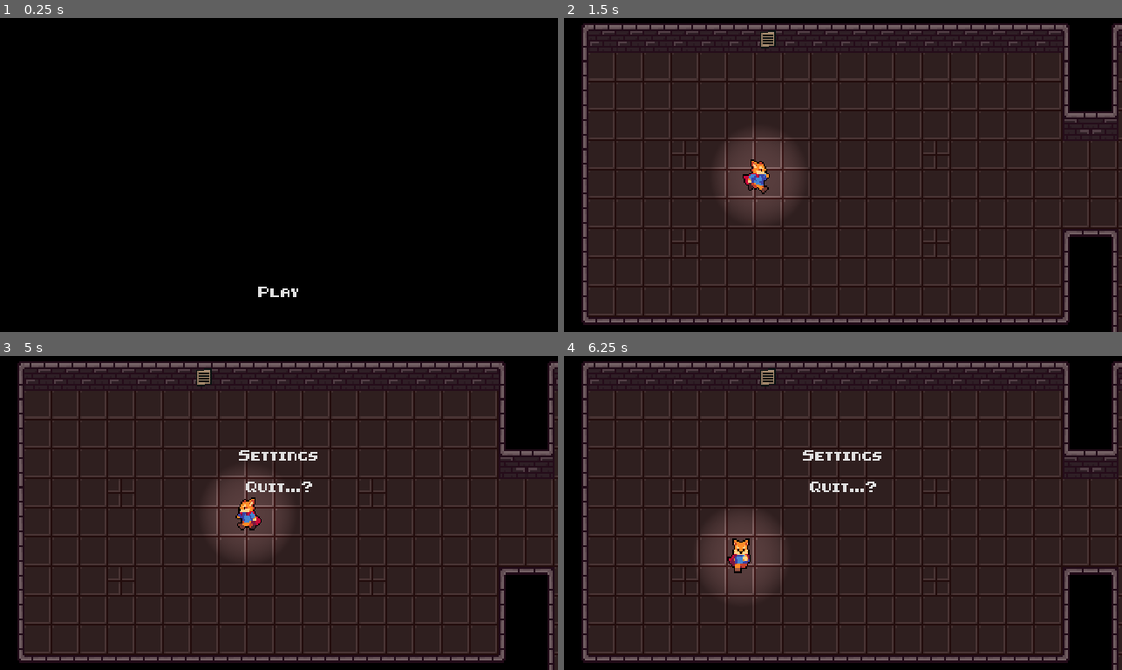
Above: before the commit, frames 1-4 (two rows, left to right).
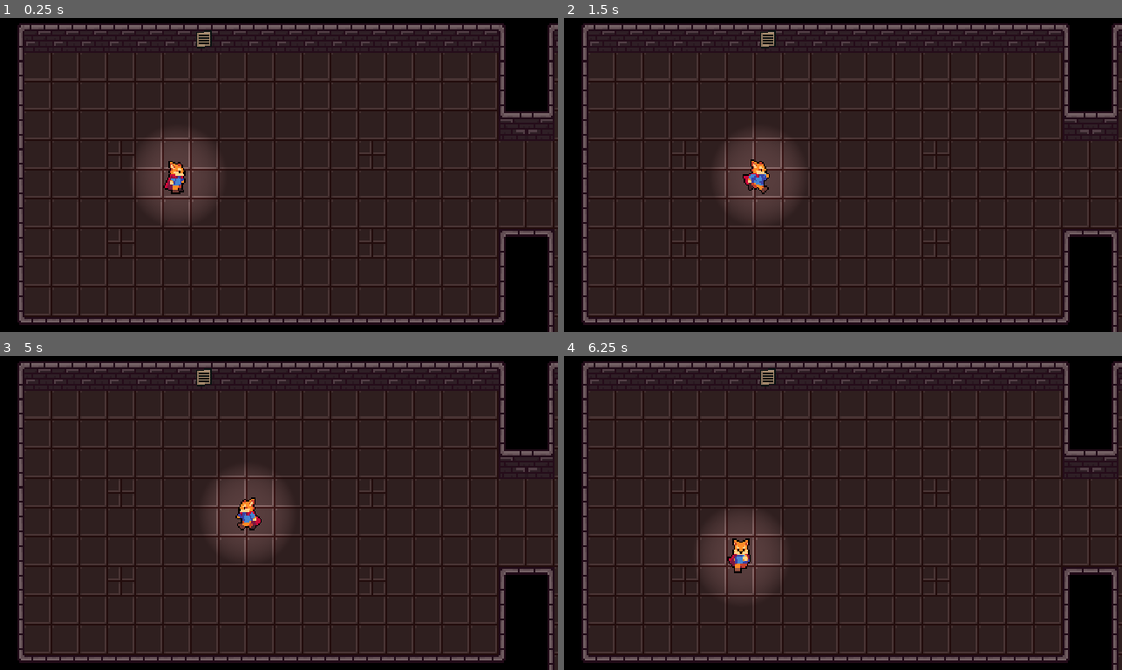
Above: after the commit, the same moments.

Repository: AyushThapa026/Bass-RPG
Game: Godot game, scene res://World.tscn
The game is run twice, just before and just after one commit, with the same random seed, the same clock (stepped at 60 frames per second) and the same inputs. Before the commit the project starts from res://Title.tscn.
Inputs (mouse positions are in pixels of both pictures, inside the frame that each line leads up to):
- Up to frame 1 (0.25 s): no input
- Up to frame 2 (1.5 s): click (843, 291) at 0.5 s, where only the run before the commit has a clickable "Play"; move the mouse to (965, 159) at 1.27 s; hold Right (ui_right) from 1.28 s (still down); tap Z (enter, bound only after the commit) at 1.35 s
- Up to frame 3 (5 s): move the mouse to (167, 528) at 2.02 s; release Right (ui_right) at 2.03 s; hold Down (ui_down) 2.03-2.78 s; tap Z (enter, bound only after the commit) every 0.75 s from 2.1 to 4.35 s; move the mouse to (334, 443) at 2.77 s; hold Right (ui_right) 2.78-3.53 s; move the mouse to (251, 575) at 3.52 s; hold Up (ui_up) 3.53-4.28 s; move the mouse to (446, 560) at 4.27 s; hold Left (ui_left) from 4.28 s (still down); tap Escape (menu, bound only before the commit) at 4.9 s
- Up to frame 4 (6.25 s): move the mouse to (675, 465) at 5.02 s; tap Z (enter, bound only after the commit) at 5.1, 5.85 s; move the mouse to (870, 513) at 5.77 s; release Left (ui_left) at 5.78 s; hold Down (ui_down) from 5.78 s (still down)

The runs differ from the first frame. In frame 1, 89% of the frame differs, in the area x 3-100%, y 1-100%; in frame 2, nothing differs; in frame 3, 0.4%; in frame 4, 0.4%.

Commit message:
fdhf dwufedsj gf

Diff:
--- a/project.godot
+++ b/project.godot
@@ -16,7 +16,8 @@
 [application]
 
 config/name="Bass RPG"
-run/main_scene="res://Title.tscn"
+run/main_scene="res://World.tscn"
+config/icon="res://icon.png"
 
 [display]
 
@@ -49,9 +50,9 @@
 "events": [ Object(InputEventKey,"resource_local_to_scene":false,"resource_name":"","device":0,"alt":false,"shift":false,"control":false,"meta":false,"command":false,"pressed":false,"scancode":68,"unicode":0,"echo":false,"script":null)
  ]
 }
-menu={
+enter={
 "deadzone": 0.5,
-"events": [ Object(InputEventKey,"resource_local_to_scene":false,"resource_name":"","device":0,"alt":false,"shift":false,"control":false,"meta":false,"command":false,"pressed":false,"scancode":16777217,"unicode":0,"echo":false,"script":null)
+"events": [ Object(InputEventKey,"resource_local_to_scene":false,"resource_name":"","device":0,"alt":false,"shift":false,"control":false,"meta":false,"command":false,"pressed":false,"scancode":90,"unicode":0,"echo":false,"script":null)
  ]
 }
 skip={
Not shown, added: .mono/metadata/ide_messaging_meta.txt
